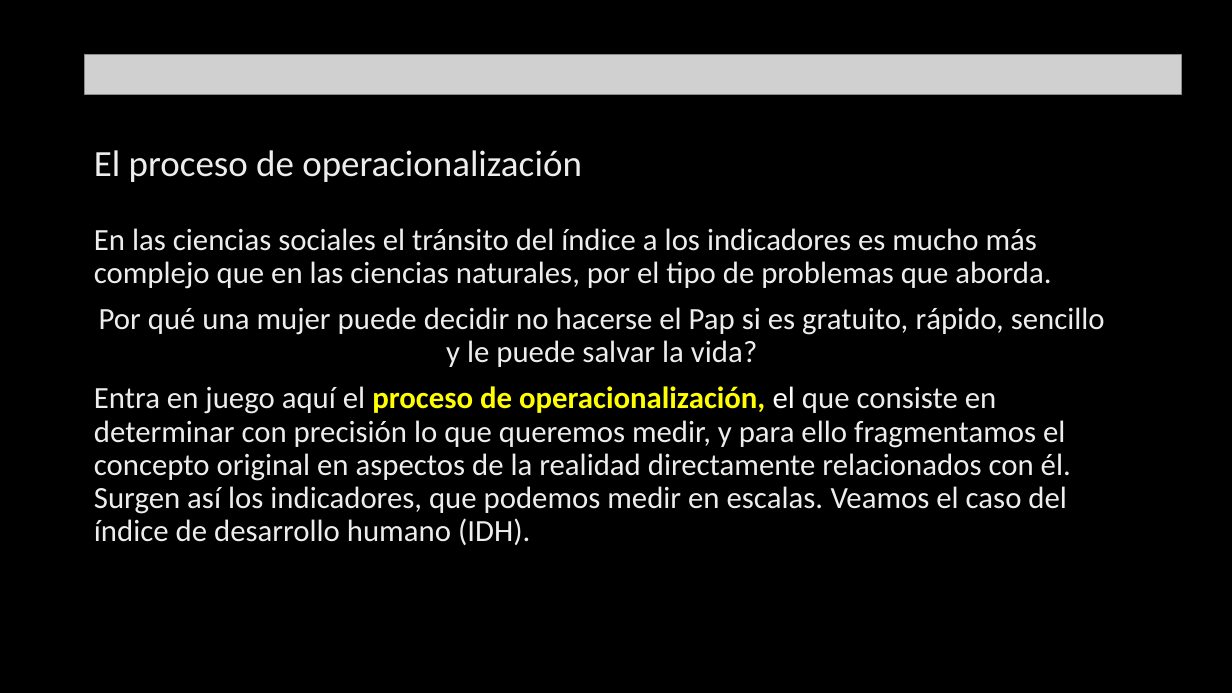
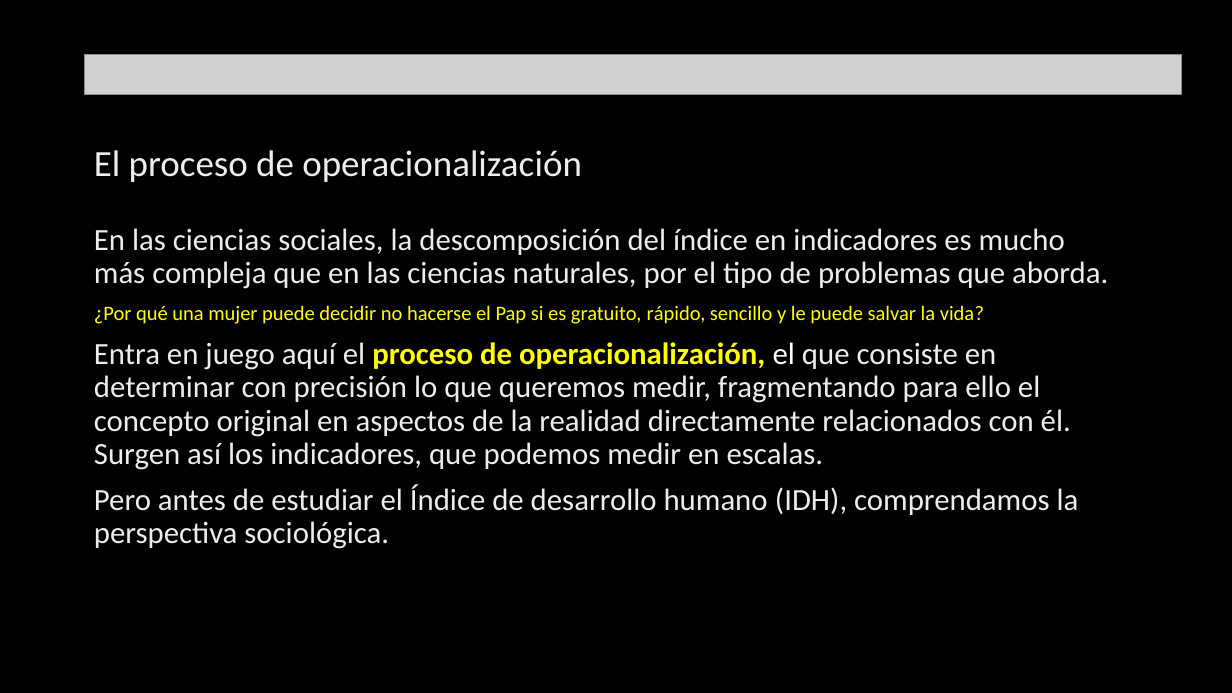
Before and after one commit to Sud-Austral/ds_indices, a slide deck: slide 4 of indices.pptx. Drawn at 1232x693 pixels with LibreOffice and Linux fonts; fonts in the diff are those of the drawing; grey boxes stand for pictures; background and template pictures are left out. Boxes give left, top, right and bottom in pixels: in the first picture for what was removed or moved away, otherwise in the second. Text is boxed around its words. In the diff, an @@ line names an element or a change of style, - is before the commit and + after.

Commit message:
up

```diff
--- a/indices.pptx
+++ b/indices.pptx
@@ text at [94,228,1108,549]: text changed @@
-En las ciencias sociales el tránsito del índice a los indicadores es mucho más complejo que en las ciencias naturales, por el tipo de problemas que aborda.
-Por qué una mujer puede decidir no hacerse el Pap si es gratuito, rápido, sencillo y le puede salvar la vida?
-Entra en juego aquí el proceso de operacionalización, el que consiste en determinar con precisión lo que queremos medir, y para ello fragmentamos el concepto original en aspectos de la realidad directamente relacionados con él. Surgen así los indicadores, que podemos medir en escalas. Veamos el caso del índice de desarrollo humano (IDH).
+En las ciencias sociales, la descomposición del índice en indicadores es mucho más compleja que en las ciencias naturales, por el tipo de problemas que aborda.
+¿Por qué una mujer puede decidir no hacerse el Pap si es gratuito, rápido, sencillo y le puede salvar la vida?
+Entra en juego aquí el proceso de operacionalización, el que consiste en determinar con precisión lo que queremos medir, fragmentando para ello el concepto original en aspectos de la realidad directamente relacionados con él. Surgen así los indicadores, que podemos medir en escalas.
+Pero antes de estudiar el Índice de desarrollo humano (IDH), comprendamos la perspectiva sociológica.
```
Also in this commit, not shown: 1 other slide changed, 1 slide added.
